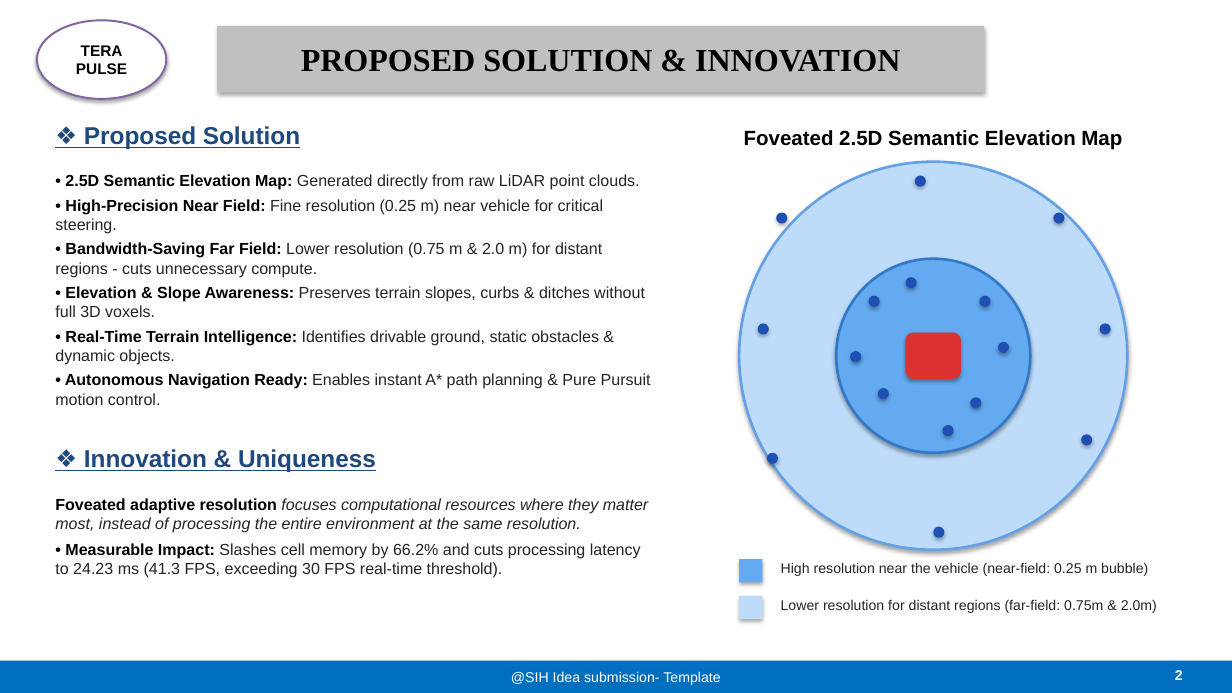
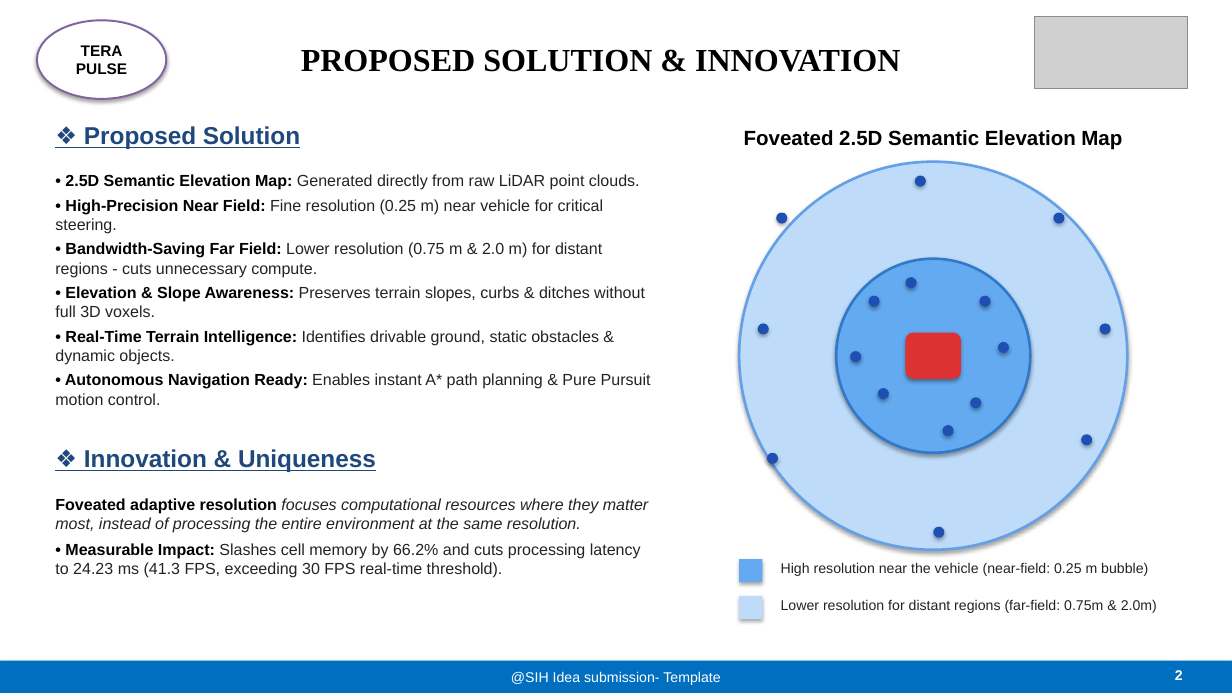
Before and after one commit to AbhayVerma628/SIH26053_Lidar, a slide deck: slide 2 of docs/SIH26053_TeraPulse_Official_Presentation.pptx. Drawn at 1232x693 pixels with LibreOffice and Linux fonts; fonts in the diff are those of the drawing; grey boxes stand for pictures. Boxes give left, top, right and bottom in pixels: in the first picture for what was removed or moved away, otherwise in the second. Text is boxed around its words. In the diff, an @@ line names an element or a change of style, - is before the commit and + after.

```diff
--- a/docs/SIH26053_TeraPulse_Official_Presentation.pptx
+++ b/docs/SIH26053_TeraPulse_Official_Presentation.pptx
@@ text "PROPOSED SOLUTION & INNOVATION": place and size @@
-text "PROPOSED SOLUTION & INNOVATION" at box(217, 26, 984, 92)
+text "PROPOSED SOLUTION & INNOVATION" at box(301, 49, 900, 72)
@@ text "PROPOSED SOLUTION & INNOVATION" at box(301, 49, 900, 72): fill #BFC0BF to none; shadow off @@
@@ picture added at box(1035, 17, 1188, 89) @@
```
Also in this commit, not shown: 5 other slides changed, 6 other files.
